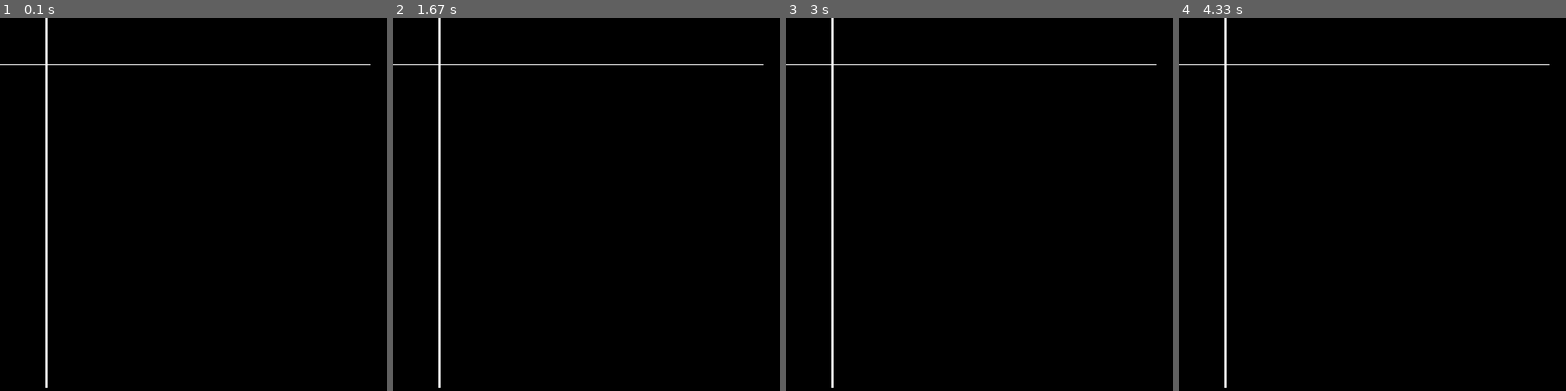
Above: before the commit, frames 1-4 (left to right).
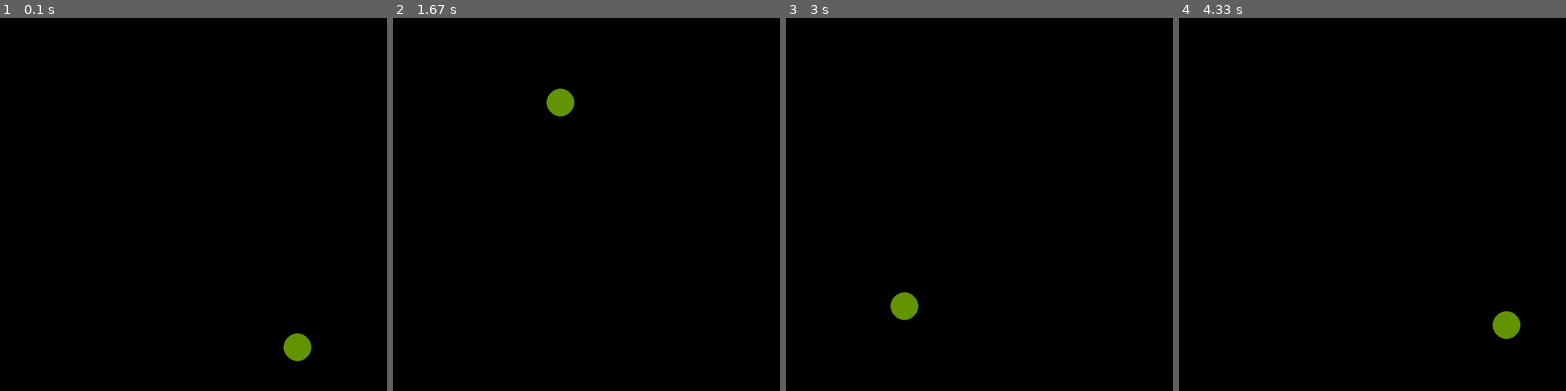
Above: after the commit, the same moments.

Repository: HeatGub/Pygame-playground
Game: pygame game, started from main.py
Same seed, same stepped clock (60 frames per second), same inputs: the game is played once before the commit and once after it.
Inputs:
- Up to frame 1 (0.1 s): no input
- Up to frame 2 (1.67 s): no input
- Up to frame 3 (3 s): no input
- Up to frame 4 (4.33 s): no input

The runs differ from the first frame. In frame 1, 1.3% of the frame differs, in the area x 0-96%, y 0-100%; in frame 2, 1.3%; in frame 3, 1.3%; in frame 4, 1.3%.

Commit message:
circular motion

Diff:
--- a/main.py
+++ b/main.py
@@ -1,30 +1,42 @@
 import functions
 import pygame
+import numpy as np
 
 pygame.init()
 WIDTH = 1000
 HEIGHT = 900
-screen = pygame.display.set_mode([WIDTH, HEIGHT])
+SCREEN = pygame.display.set_mode([WIDTH, HEIGHT])
 pygame.display.set_caption('Pygame Window')
 font = pygame.font.Font('freesansbold.ttf', 20)
 font_big = pygame.font.Font('freesansbold.ttf', 50)
 clock = pygame.time.Clock()
-fps = 60
+FPS = 60
+circleColor=[100,150,0]
 
-def draw():
-    pygame.draw.line(screen, 'white', (0, 100 ), (800, 100), 2)
-    pygame.draw.line(screen, 'white', (100, 0), (100, 800), 5)
+def drawWindow(time):
+    SCREEN.fill([0,0,5])
+    #pygame.draw.line(SCREEN, 'white', (0, 100 ), (800, 100), 2)
+    #pygame.draw.line(SCREEN, 'white', (100, 0), (100, 800), 5)
+    #pygame.display.flip() #redraws whole screen
+    x = WIDTH/2 + 300*np.sin(time/10)
+    y = HEIGHT/2 + 300*np.cos(time/10)
+    pygame.draw.circle(SCREEN, circleColor, [x, y], 30) #going in circle
 
-#game loop
-run = True
-while run:
-    clock.tick(fps)
-    draw()
+    pygame.display.update()
 
-    #event handling
-    for event in pygame.event.get():
-        if event.type == pygame.QUIT:
-            run = False
+def gameLoop():
+    run = True
+    t = 0
 
-    pygame.display.flip()
-pygame.quit()
+    while run:
+        clock.tick(FPS) #controls framerate
+        t = t+1
+        drawWindow(t)
+
+        #event handling
+        for event in pygame.event.get():
+            if event.type == pygame.QUIT:
+                run = False
+    pygame.quit()
+
+gameLoop()
